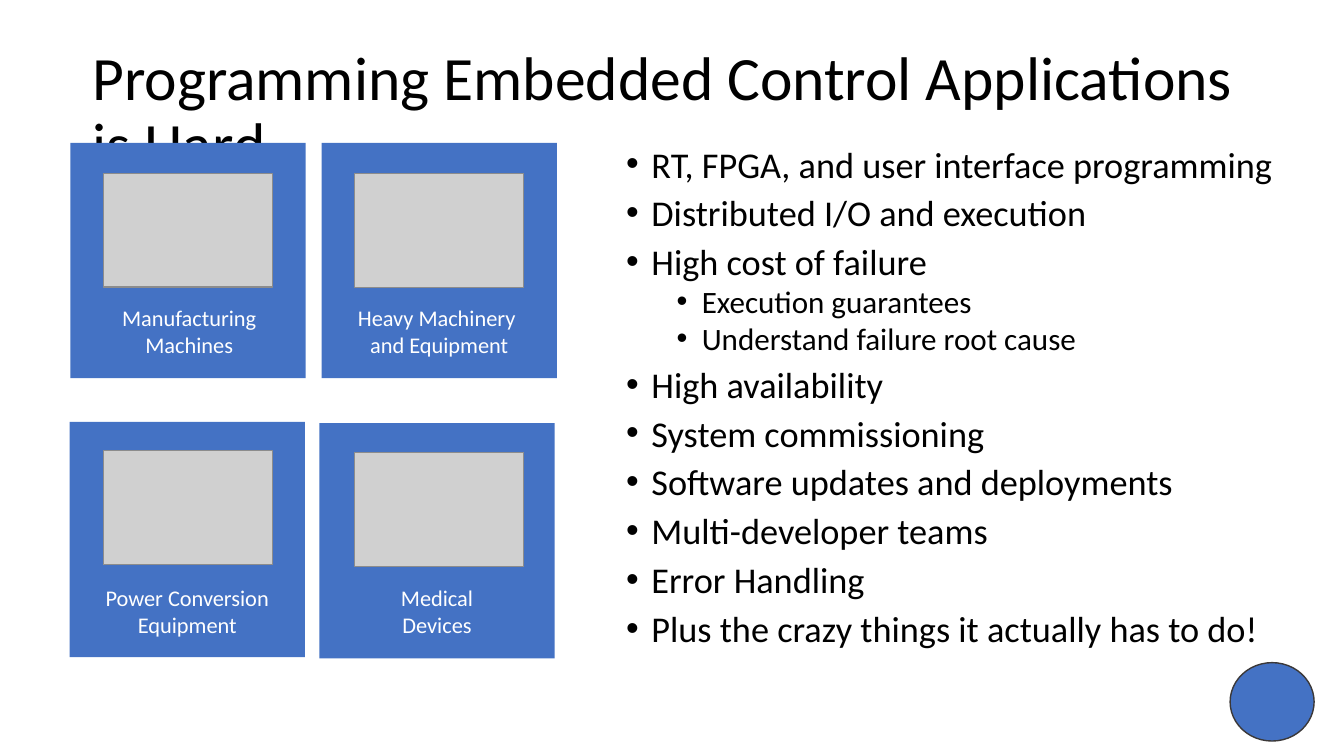
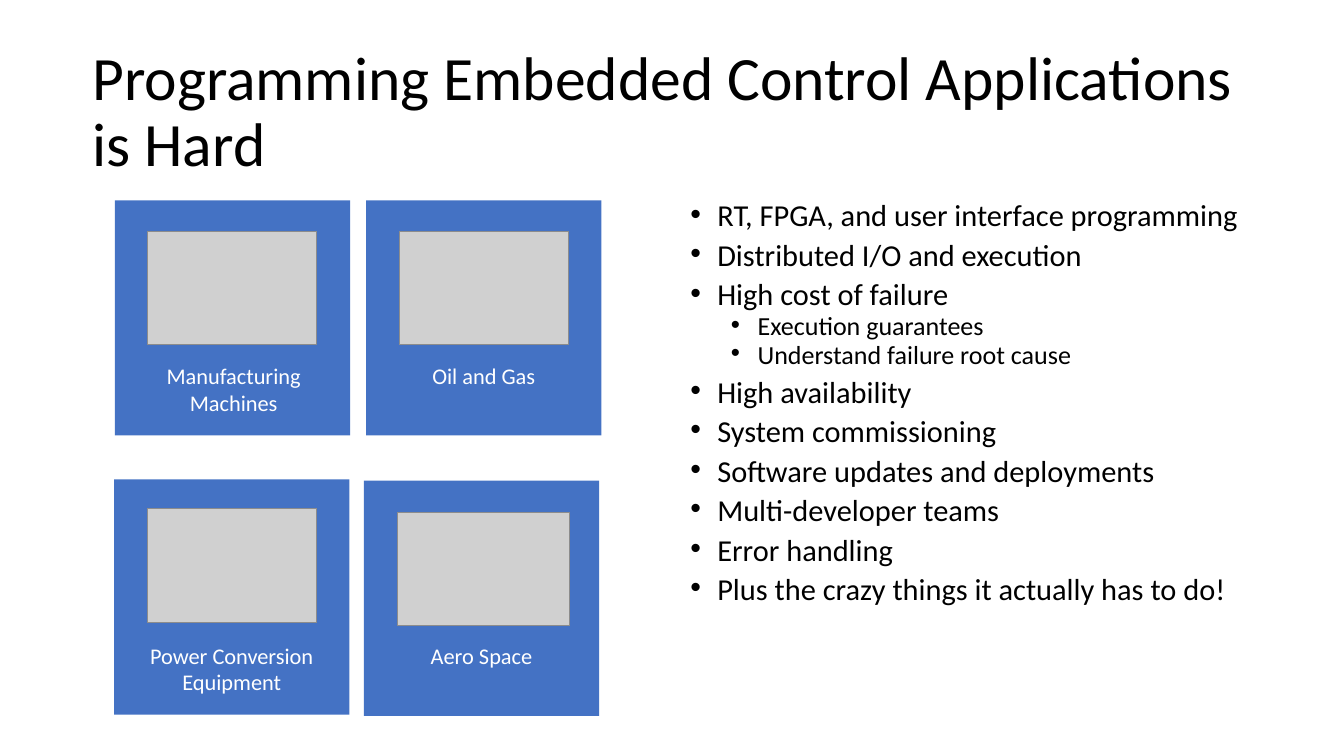
Before and after one commit to LabVIEW-DCAF/Documentation, a slide deck: slide 4 of Trunk/Getting Started Material/DCAF Training/1 Introduction to DCAF.pptx (slide 3 before the commit). Drawn at 1344x756 pixels with LibreOffice and Linux fonts; fonts in the diff are those of the drawing; grey boxes stand for pictures. Boxes give left, top, right and bottom in pixels: in the first picture for what was removed or moved away, otherwise in the second. Text is boxed around its words. In the diff, an @@ line names an element or a change of style, - is before the commit and + after.

```diff
--- a/Trunk/Getting Started Material/DCAF Training/1 Introduction to DCAF.pptx
+++ b/Trunk/Getting Started Material/DCAF Training/1 Introduction to DCAF.pptx
@@ 4 rounded rectangles, 2 pictures, 1 text: place and size @@
-4 rounded rectangles, 2 pictures, 1 text at bbox=[70, 143, 557, 658]
+4 rounded rectangles, 2 pictures, 1 text at bbox=[114, 201, 601, 716]
@@ text "RT, FPGA, and user interface ...": place and size @@
-text "RT, FPGA, and user interface ..." at bbox=[651, 152, 1272, 649]
+text "RT, FPGA, and user interface ..." at bbox=[717, 205, 1238, 606]
@@ text "RT, FPGA, and user interface ..." at bbox=[717, 205, 1238, 606]: vertical alignment middle to top @@
@@ text at bbox=[717, 205, 1238, 606]: size 25.9 to 21.7 pt in "RT, FPGA, and user interface programming", "Distributed I/O and execution", "High cost of failure", "High availability" and 4 more places; size 22.2 to 18.6 pt in "Execution guarantees", "Understand failure root cause"; indent changed; line spacing 0.8 to 0.7 @@
@@ text at bbox=[432, 368, 536, 384]: text changed @@
-Heavy Machinery
-and Equipment
+Oil and Gas
@@ picture removed at bbox=[355, 453, 524, 567] @@
@@ picture: place and size @@
-picture at bbox=[103, 451, 272, 565]
+picture at bbox=[148, 508, 318, 622]
@@ picture added at bbox=[398, 512, 570, 626] @@
@@ text at bbox=[717, 540, 893, 567]: text changed; size 25.9 to 21.7 pt @@
-• Error Handling
+• Error handling
@@ text "Power Conversion Equipment": place and size @@
-text "Power Conversion Equipment" at bbox=[106, 590, 269, 637]
+text "Power Conversion Equipment" at bbox=[150, 648, 314, 694]
@@ text at bbox=[431, 649, 532, 668]: text changed @@
-Medical
-Devices
+Aero Space
@@ ellipse removed at bbox=[1230, 662, 1314, 741] @@
```
Also in this commit, not shown: 18 other slides changed, 10 slides added, 13 slides removed, 1 other file.
